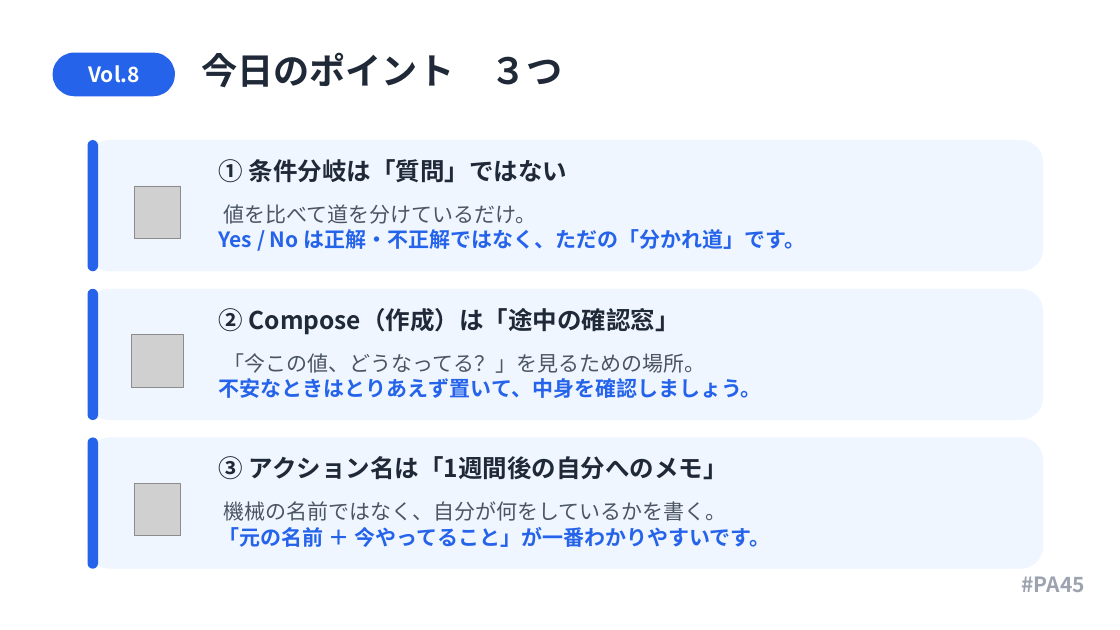
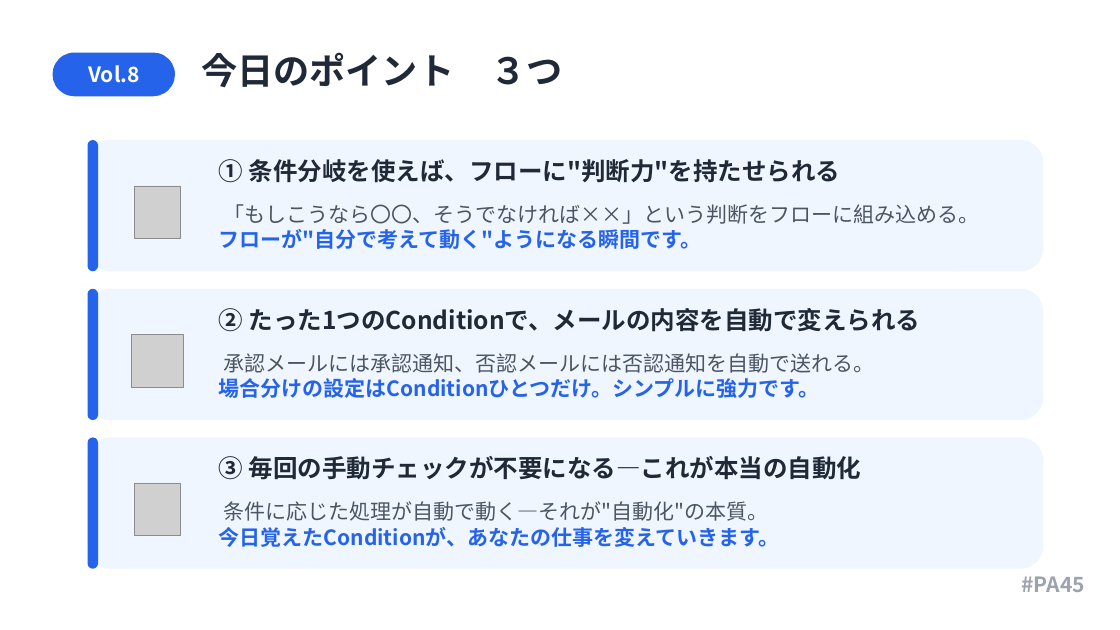
Before and after one commit to Haru-PowerPlatform/pa45, a slide deck: slide 8 of assets/pa45/P003_PA45_条件分岐_20260401.pptx (slide 12 before the commit). Drawn at 1120x630 pixels with LibreOffice and Linux fonts; fonts in the diff are those of the drawing; grey boxes stand for pictures. Boxes give left, top, right and bottom in pixels: in the first picture for what was removed or moved away, otherwise in the second. Text is boxed around its words. In the diff, an @@ line names an element or a change of style, - is before the commit and + after.

```diff
--- a/assets/pa45/P003_PA45_条件分岐_20260401.pptx
+++ b/assets/pa45/P003_PA45_条件分岐_20260401.pptx
@@ text at (219, 159, 841, 183): text changed @@
-① 条件分岐は「質問」ではない
+① 条件分岐を使えば、フローに"判断力"を持たせられる
@@ text at (219, 204, 979, 249): text changed; text colour #2563EB to #4B5563; bold off @@
-値を比べて道を分けているだけ。
-Yes / No は正解・不正解ではなく、ただの「分かれ道」です。
+「もしこうなら〇〇、そうでなければ××」という判断をフローに組み込める。
+フローが"自分で考えて動く"ようになる瞬間です。
@@ text at (219, 308, 921, 332): text changed @@
-② Compose（作成）は「途中の確認窓」
+② たった1つのConditionで、メールの内容を自動で変えられる
@@ text at (219, 353, 874, 398): text changed @@
-「今この値、どうなってる？」を見るための場所。
-不安なときはとりあえず置いて、中身を確認しましょう。
+承認メールには承認通知、否認メールには否認通知を自動で送れる。
+場合分けの設定はConditionひとつだけ。シンプルに強力です。
@@ text at (219, 456, 862, 480): text changed @@
-③ アクション名は「1週間後の自分へのメモ」
+③ 毎回の手動チェックが不要になる―これが本当の自動化
@@ text at (219, 501, 780, 547): text changed @@
-機械の名前ではなく、自分が何をしているかを書く。
-「元の名前 ＋ 今やってること」が一番わかりやすいです。
+条件に応じた処理が自動で動く―それが"自動化"の本質。
+今日覚えたConditionが、あなたの仕事を変えていきます。
```
Also in this commit, not shown: 6 slides removed.
